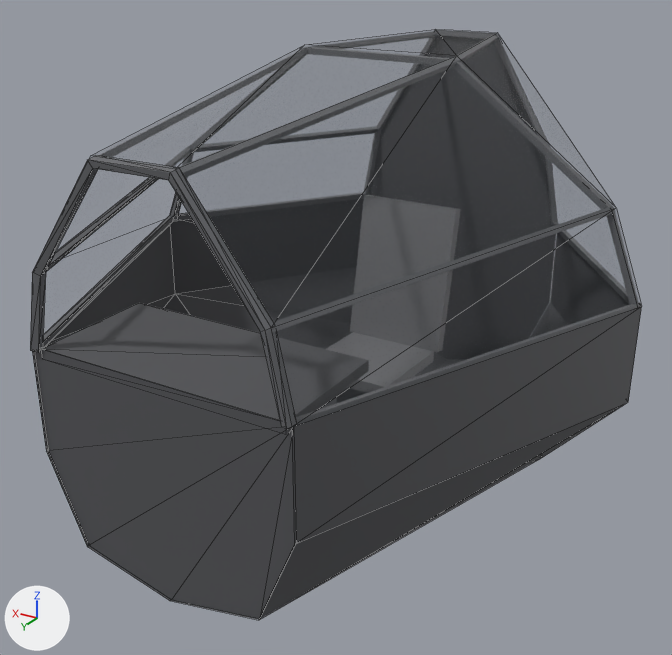
The glTF model public/assets/cockpit/cockpit-tub.glb as it was, and as the next commit left it.
Before and after are seen from a 50 mm lens placed at (-2.05, 3.77, 1.2), pointed at (-0.03, 0.41, -0.48). The axes (+X, +Y, +Z) are drawn at lower left. The lights are the same throughout. The first picture is the older version. Mesh edges are drawn as thin lines. Vertices at exactly the same position are counted once.

The first picture shows 'Arch_Bow', 'Canopy_Glass', 'Coaming_Bow', 'Dash_Shelf', 'Hull_Tub', 'Rail_R', 'Rib_Shoulder_R' and 1 more.
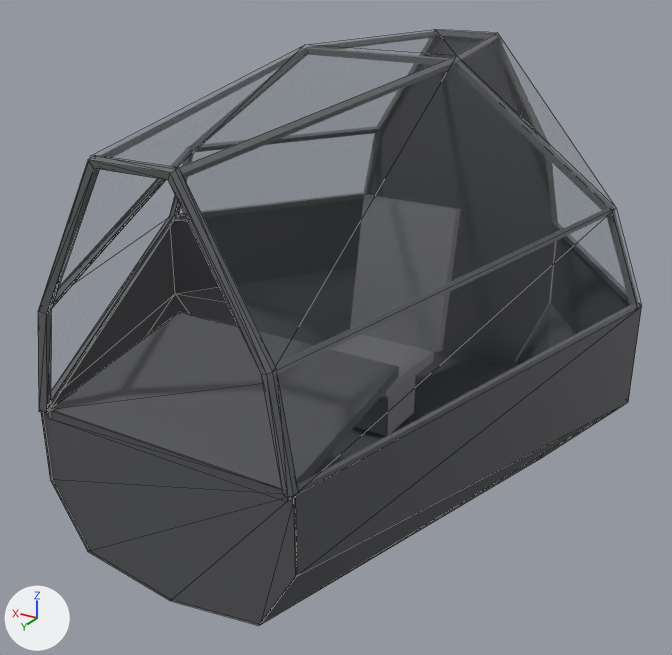
Not visible in the pictures: part 5 of me_rail_l_mesh.

What differs and where, as boxes (x1, y1, x2, y2) in the pictures (672 x 655 px; the box of a moved part takes in the faces that stretch with it):
'Hull_Tub', reshaped: before (32, 219, 641, 620); after (41, 219, 641, 626)
'Coaming_Bow', moved, rescaled (20% shorter): before (35, 349, 295, 618); after (43, 410, 296, 624)
'Dash_Shelf', reshaped: before (41, 303, 280, 421); after (49, 312, 282, 490)
'Arch_Bow', reshaped (25% taller): before (30, 156, 292, 429); after (38, 157, 294, 498)
'Rail_R', reshaped: before (33, 213, 192, 353); after (51, 213, 187, 407)
'Rib_Shoulder_R', reshaped: before (46, 177, 158, 272); after (51, 179, 166, 309)
part 1 of me_hull_tub_mesh, moved or reshaped: before (174, 307, 641, 620); after (174, 307, 641, 626)
part 2 of me_hull_tub_mesh, moved or reshaped: before (32, 225, 190, 601); after (41, 227, 189, 601)
part 7 of me_rail_r_mesh, moved or reshaped: before (33, 216, 173, 353); after (51, 216, 173, 407)

The change, as a list of edits to the scene's bpy script:
```text
Change me_hull_tub_mesh:
    where me_hull_tub_mesh.from_pydata(...)  # 21 vertices, 24 faces; spans x -1.28..1.28, y -0.97..1.61, z -1.2..-0.26
    me_hull_tub_mesh part 1
    me_hull_tub_mesh.vertices[1].co: (-0.42, 1.61, -1.11) -> (-0.42, 1.61, -1.13)  # pixel (258, 620) -> pixel (258, 625)
    me_hull_tub_mesh.vertices[4].co: (-0.59, 1.61, -0.71) -> (-0.59, 1.61, -0.85)  # pixel (294, 544) -> pixel (295, 576)
    me_hull_tub_mesh.vertices[6].co: (-0.59, 1.61, -0.26) -> (-0.59, 1.61, -0.52)  # pixel (292, 426) -> pixel (293, 496)
    me_hull_tub_mesh part 2
    me_hull_tub_mesh.vertices[8].co: (0.59, 1.61, -0.26) -> (0.59, 1.61, -0.52)
    me_hull_tub_mesh.vertices[9].co: (0.59, 1.61, -0.71) -> (0.59, 1.61, -0.85)  # pixel (46, 451) -> pixel (50, 480)
    me_hull_tub_mesh.vertices[12].co: (0.42, 1.61, -1.11) -> (0.42, 1.61, -1.13)  # pixel (87, 546) -> pixel (87, 551)
Change me_coaming_bow_mesh:
    remove me_coaming_bow_mesh.from_pydata(...)  # 7 vertices, 5 faces; spans x -0.59..0.59, y 1.6, z -1.2..-0.26
    add me_coaming_bow_mesh.from_pydata(...)  # 7 vertices, 5 faces; spans x -0.59..0.59, y 1.6, z -1.2..-0.52
    me_coaming_bow_mesh part 3: the whole mesh is scaled about its middle by (1, 1, 0.723), then moved by (0.0, 0.0, -0.13)
Change me_dash_shelf_mesh:
    remove me_dash_shelf_mesh.from_pydata(...)  # 8 vertices, 12 faces; spans x -0.556..0.556, y 1.05..1.598, z -0.305..-0.26
    add me_dash_shelf_mesh.from_pydata(...)  # 8 vertices, 12 faces; spans x -0.555..0.555, y 0.8..1.598, z -0.563..-0.389
    me_dash_shelf_mesh part 4
    me_dash_shelf_mesh.vertices[0].co: (-0.556, 1.598, -0.26) -> (-0.555, 1.598, -0.518)
    me_dash_shelf_mesh.vertices[1].co: (0.556, 1.598, -0.26) -> (0.555, 1.598, -0.518)  # pixel (40, 348) -> pixel (49, 409)
    me_dash_shelf_mesh.vertices[2].co: (0.556, 1.05, -0.26) -> (0.555, 0.8, -0.389)  # pixel (139, 302) -> pixel (179, 311)
    me_dash_shelf_mesh.vertices[3].co: (-0.556, 1.05, -0.26) -> (-0.555, 0.8, -0.389)
    me_dash_shelf_mesh.vertices[4].co: (-0.556, 1.598, -0.305) -> (-0.555, 1.598, -0.563)  # pixel (285, 434) -> pixel (287, 502)
    me_dash_shelf_mesh.vertices[5].co: (0.556, 1.598, -0.305) -> (0.555, 1.598, -0.563)  # pixel (42, 359) -> pixel (50, 419)
    me_dash_shelf_mesh.vertices[6].co: (0.556, 1.05, -0.305) -> (0.555, 0.8, -0.434)
    me_dash_shelf_mesh.vertices[7].co: (-0.556, 1.05, -0.305) -> (-0.555, 0.8, -0.434)
Change me_rail_l_mesh:
    remove me_rail_l_mesh.from_pydata(...)  # 12 vertices, 20 faces; spans x -1.28..-0.56, y -0.97..1.61, z -0.28..-0.25
    add me_rail_l_mesh.from_pydata(...)  # 12 vertices, 20 faces; spans x -1.28..-0.56, y -0.97..1.61, z -0.54..-0.25
    me_rail_l_mesh part 5
    add for i in [*range(0, 4)]: me_rail_l_mesh.vertices[i].co += Vector((0.0, 0.0, -0.26))
Change me_rib_shoulder_r_mesh:
    remove me_rib_shoulder_r_mesh.from_pydata(...)  # 12 vertices, 20 faces; spans x 0.49..1.13, y -0.97..1.61, z 0.04..0.15
    add me_rib_shoulder_r_mesh.from_pydata(...)  # 12 vertices, 20 faces; spans x 0.49..1.13, y -0.97..1.61, z -0.11..0.15
    me_rib_shoulder_r_mesh part 6: the whole mesh is multiplied about its middle by the matrix ((0.996, -0.003, -0.092), (0.008, 0.998, 0.058), (0.091, -0.058, 0.994)), then moved by (0.0, 0.0, -0.05)
Change me_rail_r_mesh:
    remove me_rail_r_mesh.from_pydata(...)  # 12 vertices, 20 faces; spans x 0.56..1.28, y -0.97..1.61, z -0.28..-0.25
    add me_rail_r_mesh.from_pydata(...)  # 12 vertices, 20 faces; spans x 0.56..1.28, y -0.97..1.61, z -0.54..-0.25
    me_rail_r_mesh part 7
    add for i in [*range(0, 4)]: me_rail_r_mesh.vertices[i].co += Vector((0.0, 0.0, -0.26))
Change me_arch_bow_mesh:
    remove me_arch_bow_mesh.from_pydata(...)  # 24 vertices, 44 faces; spans x -0.595..0.595, y 1.578..1.629, z -0.268..0.52
    add me_arch_bow_mesh.from_pydata(...)  # 24 vertices, 44 faces; spans x -0.595..0.596, y 1.578..1.629, z -0.526..0.52
    me_arch_bow_mesh part 8: 22 of 24 vertices moved; they spanned x -0.595..0.595, y 1.578..1.629, z -0.268..0.514 and now span x -0.595..0.596, y 1.578..1.629, z -0.526..0.513; mean shift (0.0, -0.001, -0.149); largest move (-0.595, 1.591, -0.259) -> (-0.595, 1.591, -0.519)
```
